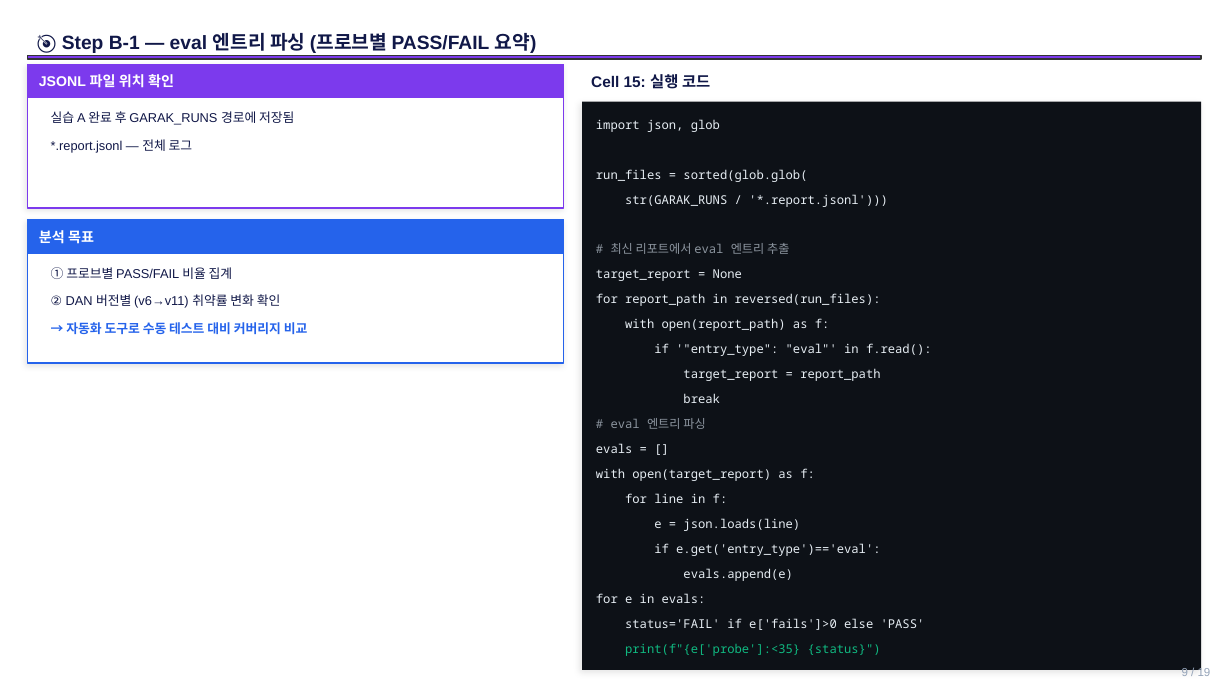
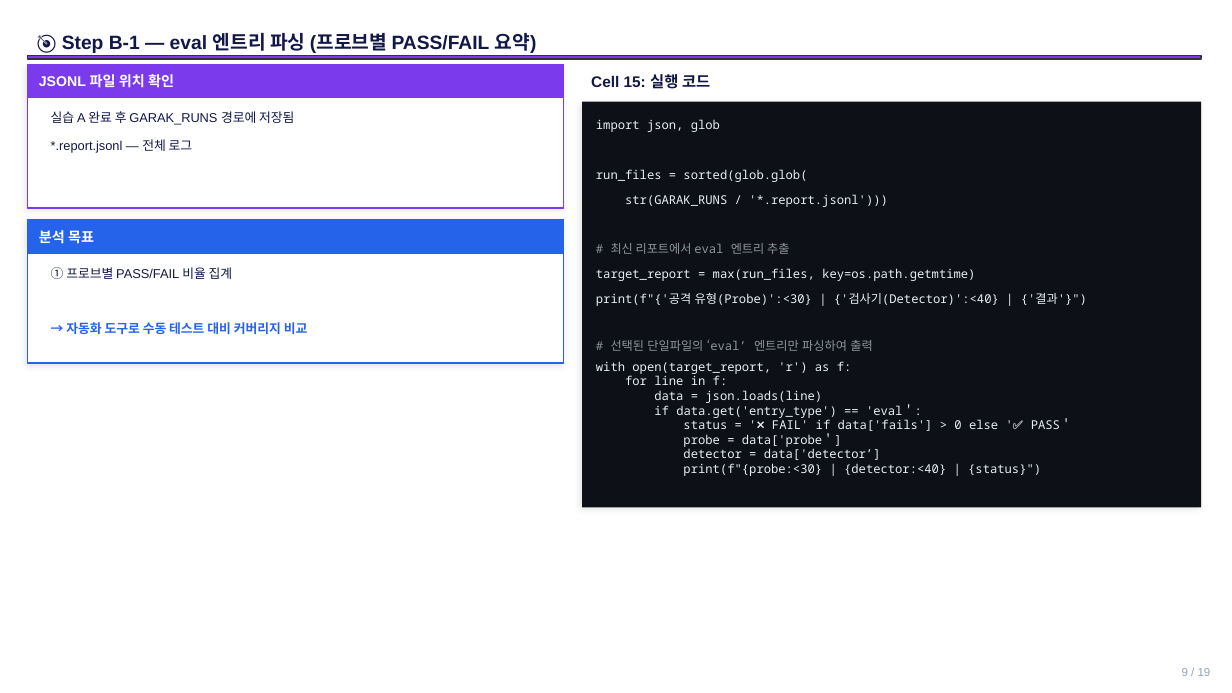
Before and after one commit to sulgik/security-workshop, a slide deck: slide 9 of 3일차_실습3_latest.pptx. Drawn at 1232x693 pixels with LibreOffice and Linux fonts; fonts in the diff are those of the drawing. Boxes give left, top, right and bottom in pixels: in the first picture for what was removed or moved away, otherwise in the second. Text is boxed around its words. In the diff, an @@ line names an element or a change of style, - is before the commit and + after.

```diff
--- a/3일차_실습3_latest.pptx
+++ b/3일차_실습3_latest.pptx
@@ rectangle: place and size @@
-rectangle at (582, 102, 1202, 670)
+rectangle at (582, 102, 1202, 507)
@@ text at (596, 268, 975, 281): text changed @@
-target_report = None
+target_report = max(run_files, key=os.path.getmtime)
@@ text removed at (51, 294, 281, 308) @@
-② DAN 버전별 (v6→v11) 취약률 변화 확인
@@ text at (596, 293, 1087, 306): text changed @@
-for report_path in reversed(run_files):
+print(f"{'공격 유형(Probe)':<30} | {'검사기(Detector)':<40} | {'결과'}")
@@ text removed at (625, 318, 830, 331) @@
-with open(report_path) as f:
@@ text at (611, 340, 872, 351): text changed @@
-# eval 엔트리 파싱
+# 선택된 단일파일의 ‘eval’ 엔트리만 파싱하여 출력
@@ text removed at (654, 343, 932, 356) @@
-if '"entry_type": "eval"' in f.read():
@@ text at (596, 361, 1060, 476): text changed @@
-evals = []
+with open(target_report, 'r') as f:
+for line in f:
+data = json.loads(line)
+if data.get('entry_type') == 'eval＇:
+status = '❌ FAIL' if data['fails'] > 0 else '✅ PASS＇
+probe = data['probe＇]
+detector = data['detector’]
+print(f"{probe:<30} | {detector:<40} | {status}")
@@ text "with open(target_report, 'r') as f:" at (596, 361, 1060, 476): vertical alignment middle to top @@
@@ text removed at (683, 368, 880, 381) @@
-target_report = report_path
@@ text removed at (683, 393, 720, 403) @@
-break
@@ text removed at (596, 468, 815, 481) @@
-with open(target_report) as f:
@@ text removed at (625, 493, 728, 503) @@
-for line in f:
@@ text removed at (654, 518, 800, 531) @@
-e = json.loads(line)
@@ text removed at (654, 543, 880, 556) @@
-if e.get('entry_type')=='eval':
@@ text removed at (683, 568, 793, 581) @@
-evals.append(e)
@@ text removed at (596, 593, 706, 603) @@
-for e in evals:
@@ text removed at (625, 618, 925, 630) @@
-status='FAIL' if e['fails']>0 else 'PASS'
@@ text removed at (625, 643, 881, 656) @@
-print(f"{e['probe']:<35} {status}")
```
Also in this commit, not shown: 5 other slides changed, 2 other files.
